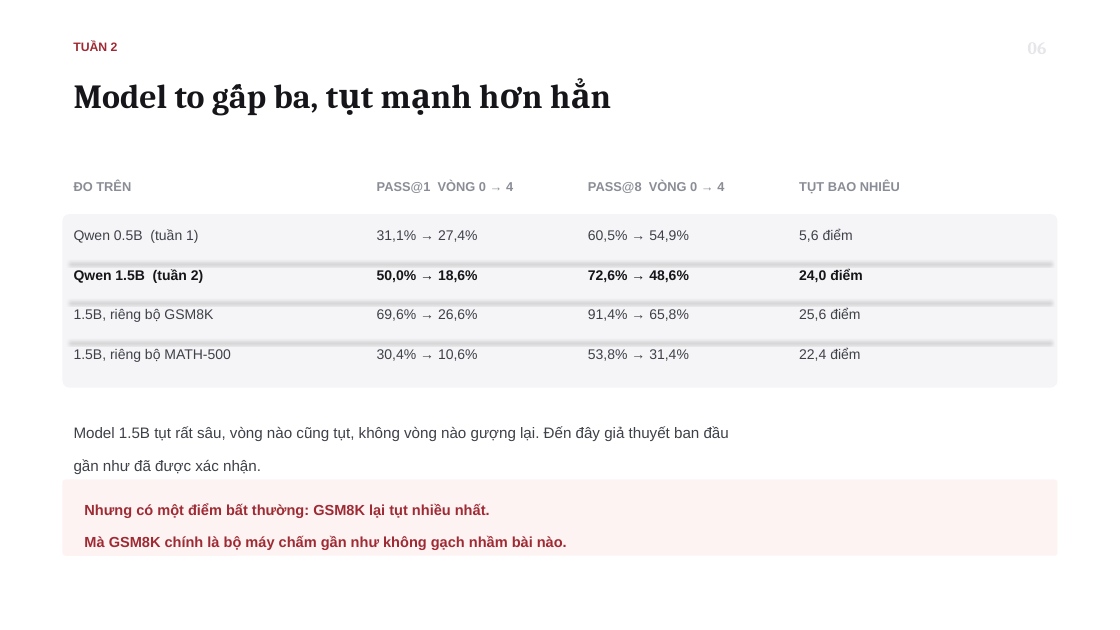
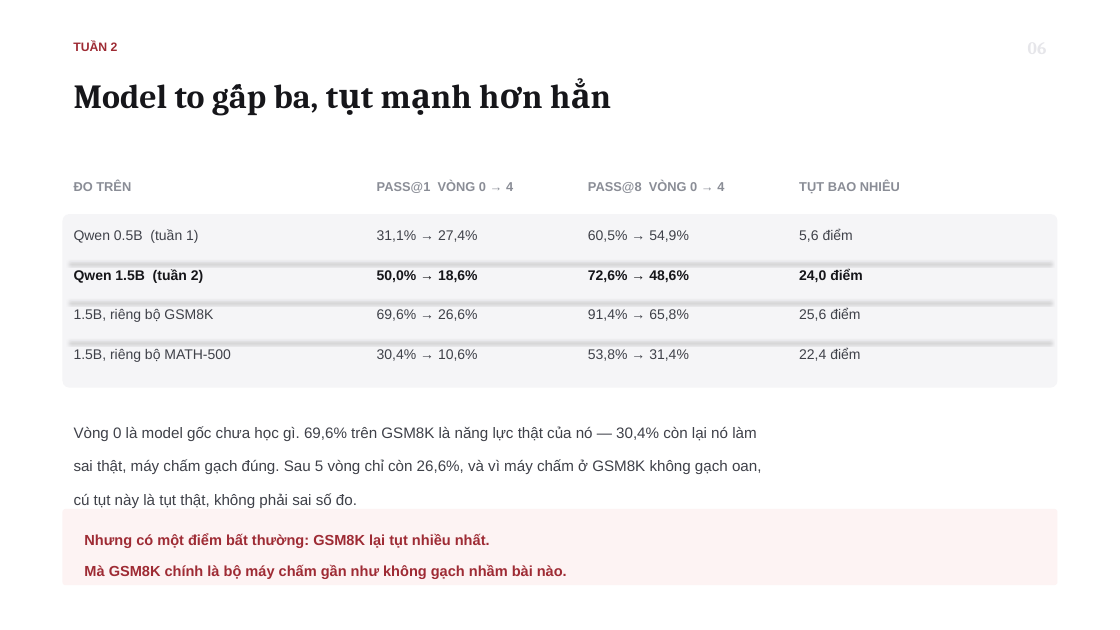
Before and after one commit to tsan2711/DACNTT_2026, a slide deck: slide 7 of BaoCaoTienDo_Tuan1-3_52300057_52300006.pptx. Drawn at 1120x630 pixels with LibreOffice and Linux fonts; fonts in the diff are those of the drawing. Boxes give left, top, right and bottom in pixels: in the first picture for what was removed or moved away, otherwise in the second. Text is boxed around its words. In the diff, an @@ line names an element or a change of style, - is before the commit and + after.

```diff
--- a/BaoCaoTienDo_Tuan1-3_52300057_52300006.pptx
+++ b/BaoCaoTienDo_Tuan1-3_52300057_52300006.pptx
@@ text at <box>74,426,761,508</box>: text changed @@
-Model 1.5B tụt rất sâu, vòng nào cũng tụt, không vòng nào gượng lại. Đến đây giả thuyết ban đầu
-gần như đã được xác nhận.
+Vòng 0 là model gốc chưa học gì. 69,6% trên GSM8K là năng lực thật của nó — 30,4% còn lại nó làm
+sai thật, máy chấm gạch đúng. Sau 5 vòng chỉ còn 26,6%, và vì máy chấm ở GSM8K không gạch oan,
+cú tụt này là tụt thật, không phải sai số đo.
@@ rounded rectangle: place and size @@
-rounded rectangle at <box>62,480,1058,556</box>
+rounded rectangle at <box>62,509,1058,586</box>
@@ text "Nhưng có một điểm bất ...": place and size @@
-text "Nhưng có một điểm bất ..." at <box>84,504,567,550</box>
+text "Nhưng có một điểm bất ..." at <box>84,533,567,579</box>
```
Also in this commit, not shown: 1 other slide changed, 2 other files.
